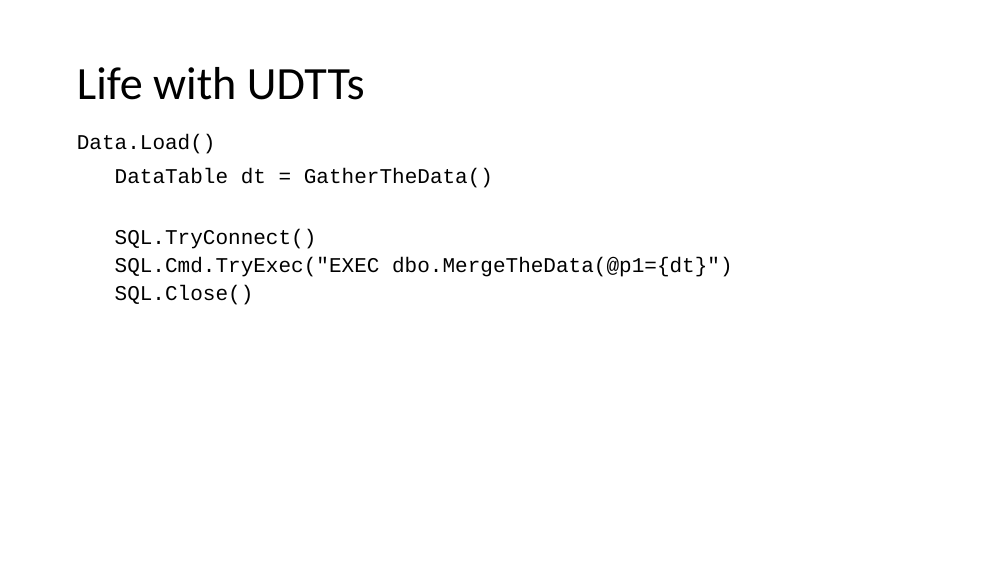
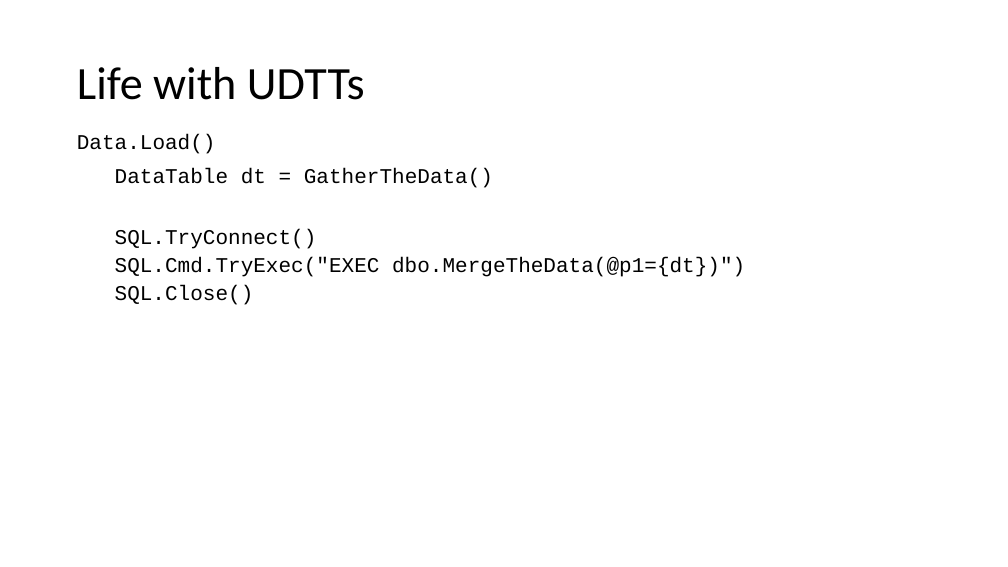
Before and after one commit to jbfoushee/MyPresentations, a slide deck: slide 19 of Datatables_and_Dataframes_to_SQL_Procs/User-defined Table Types.pptx (slide 20 before the commit). Drawn at 1008x567 pixels with LibreOffice and Linux fonts; fonts in the diff are those of the drawing. Boxes give left, top, right and bottom in pixels: in the first picture for what was removed or moved away, otherwise in the second. Text is boxed around its words. In the diff, an @@ line names an element or a change of style, - is before the commit and + after.

```diff
--- a/Datatables_and_Dataframes_to_SQL_Procs/User-defined Table Types.pptx
+++ b/Datatables_and_Dataframes_to_SQL_Procs/User-defined Table Types.pptx
@@ text at [115, 257, 745, 277]: text changed @@
-  SQL.Cmd.TryExec("EXEC dbo.MergeTheData(@p1={dt}")
+  SQL.Cmd.TryExec("EXEC dbo.MergeTheData(@p1={dt})")
```
Also in this commit, not shown: 1 other slide changed, 1 slide added, 9 slides removed, 1 other file.
